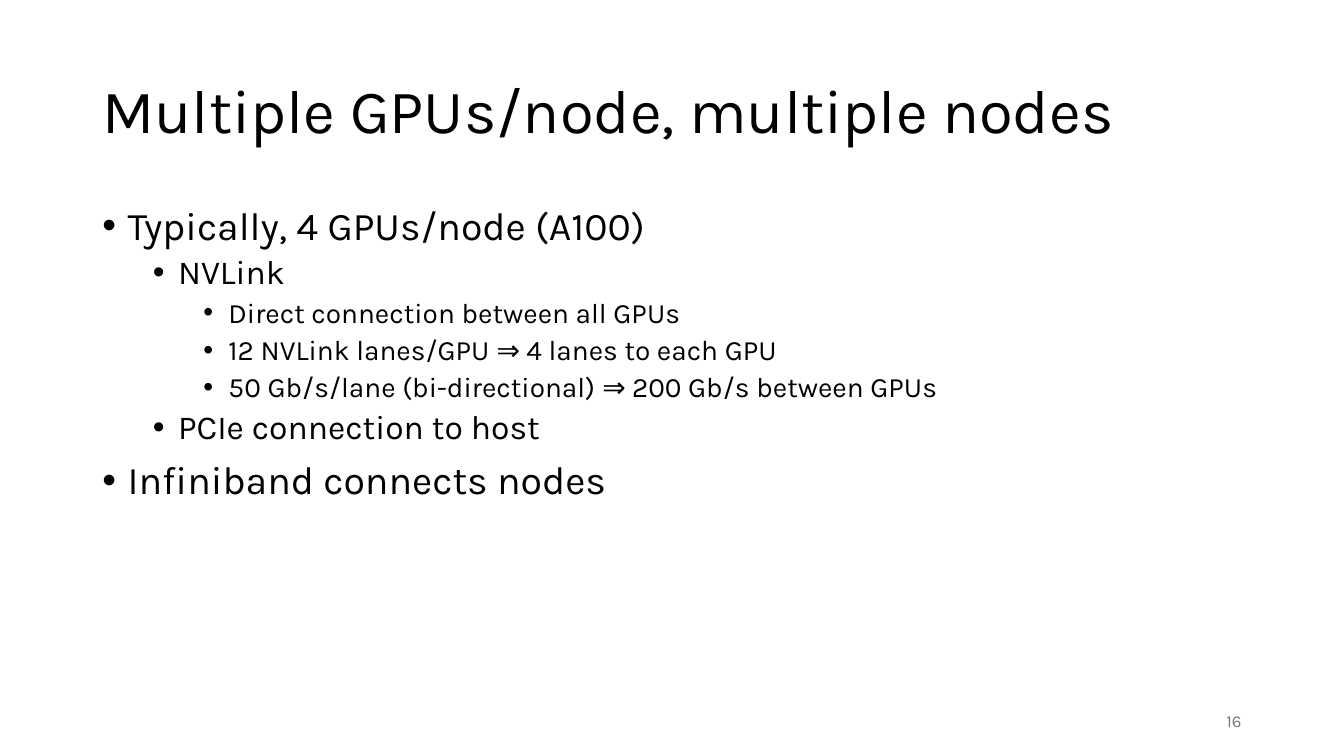
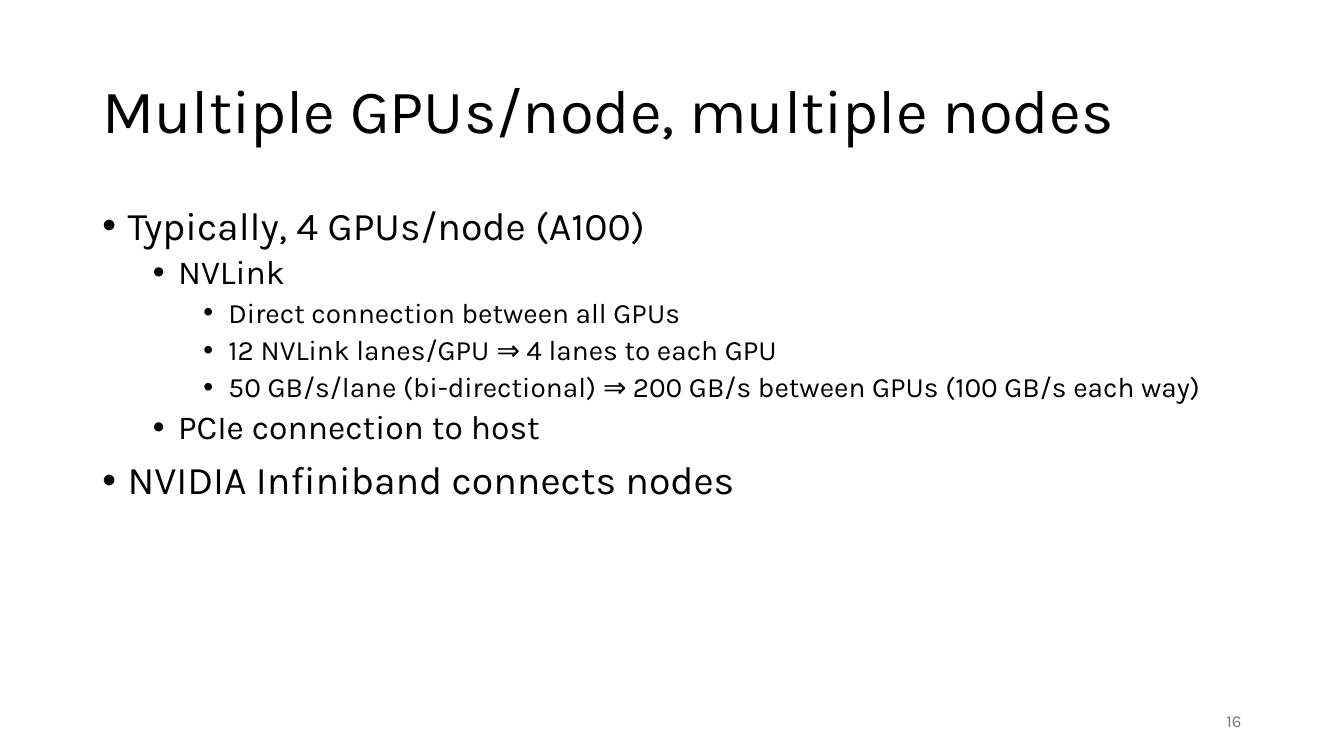
Before and after one commit to gjbex/GPU-programming, a slide deck: slide 16 of gpu_programming.pptx. Drawn at 1344x756 pixels with LibreOffice and Linux fonts; fonts in the diff are those of the drawing. Boxes give left, top, right and bottom in pixels: in the first picture for what was removed or moved away, otherwise in the second. Text is boxed around its words. In the diff, an @@ line names an element or a change of style, - is before the commit and + after.

Commit message:
Fix slides 16, 17, 31
* Fix unit ambiguity
* Fix aggregate ambiguity

```diff
--- a/gpu_programming.pptx
+++ b/gpu_programming.pptx
@@ text at bbox=[228, 376, 1200, 404]: text changed @@
-    • 50 Gb/s/lane (bi-directional) ⇒ 200 Gb/s between GPUs
+    • 50 GB/s/lane (bi-directional) ⇒ 200 GB/s between GPUs (100 GB/s each way)
@@ text at bbox=[128, 467, 734, 495]: text changed @@
-• Infiniband connects nodes
+• NVIDIA Infiniband connects nodes
```
Also in this commit, not shown: 2 other slides changed, 1 slide added.
